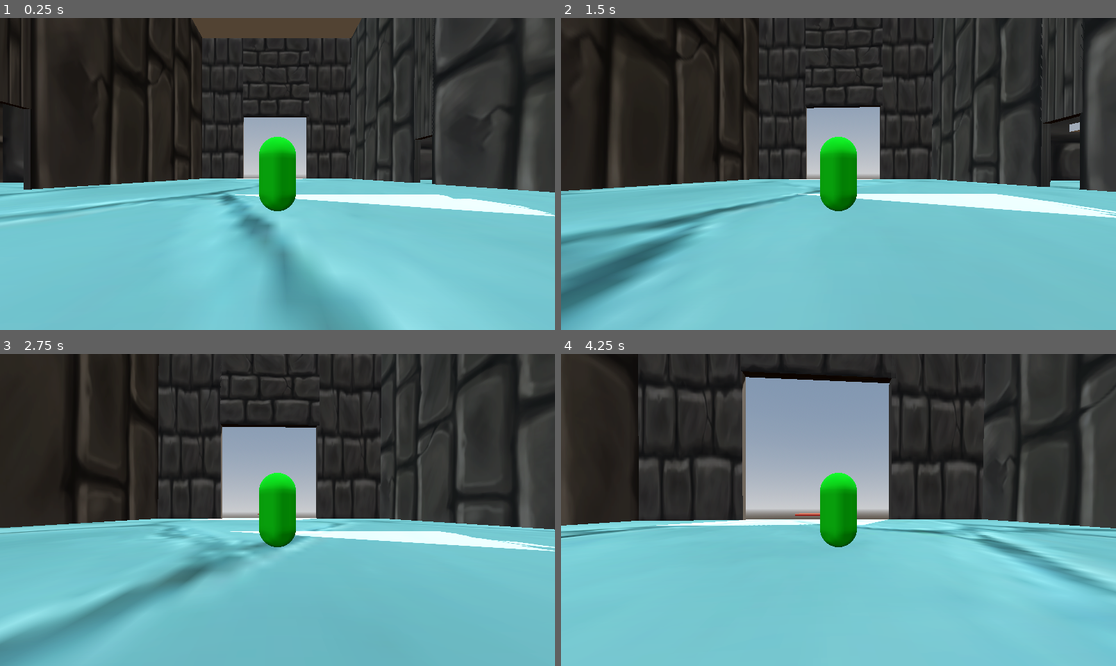
Above: before the commit, frames 1-4 (two rows, left to right).
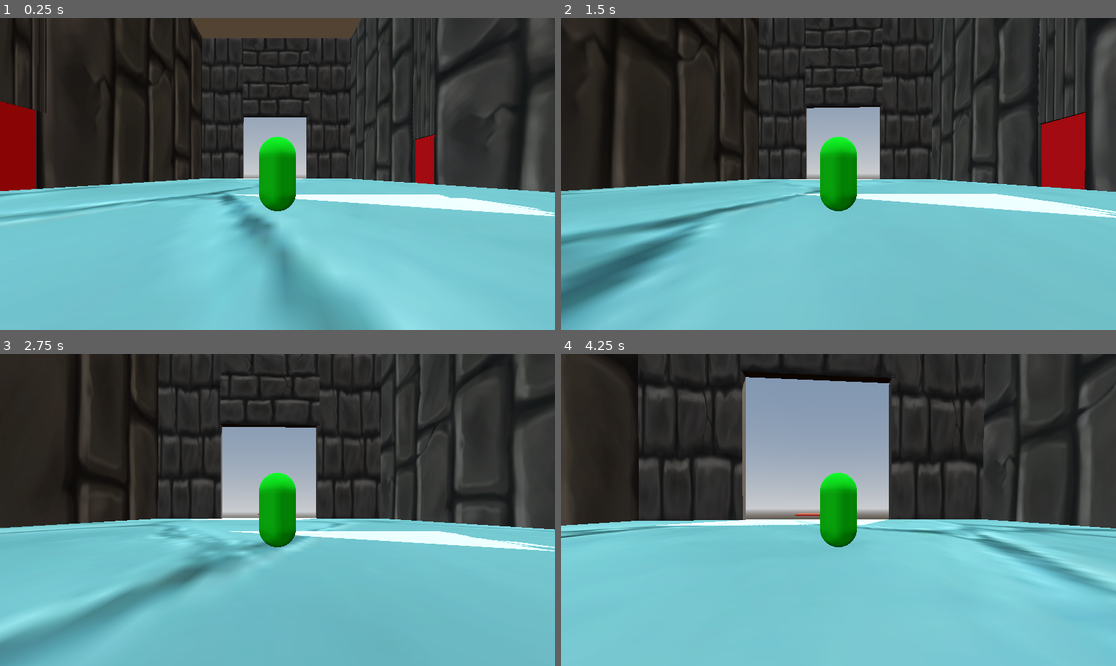
Above: after the commit, the same moments.

Repository: TylerPederson/effort
Game: Godot game, scene res://sandbox_level.tscn
Two runs of this game, one before a commit and one after it. Both use one fixed random seed, a clock stepped at 60 frames per second and the inputs below.
Inputs (mouse positions are in pixels of both pictures, inside the frame that each line leads up to):
- Up to frame 1 (0.25 s): no input
- Up to frame 2 (1.5 s): tap Enter (ui_accept) at 0.5, 0.77 s; move the mouse to (866, 174) at 0.52 s; hold Up (ui_up) from 0.53 s (still down); move the mouse to (810, 174) at 1.27 s
- Up to frame 3 (2.75 s): keep holding Up (ui_up); tap Enter (ui_accept) at 1.52 s; move the mouse to (288, 503) at 2.02 s
- Up to frame 4 (4.25 s): keep holding Up (ui_up); move the mouse to (832, 516) at 2.77 s; tap Enter (ui_accept) at 3.02, 3.77 s; move the mouse to (877, 513) at 3.52 s

The runs differ from the first frame. In frame 1, 4.1% of the frame differs, in the area x 0-100%, y 0-63%; in frame 2, 3.5%; in frame 3, 0.6%; in frame 4, 0.2%.

Commit message:
Adding Auto Doors
Created auto doors for the 3 rooms to enter.

Diff:
--- /dev/null
+++ b/auto_door.gd
@@ -0,0 +1,43 @@
+extends Node3D
+
+@onready var door_mesh = $CSGBox3D
+@onready var area = $Area3D
+
+var closed_position : Vector3
+var open_position : Vector3
+
+@export var slide_distance := 5.0
+@export var speed := 2.0
+
+var opening := false
+var closing := false
+
+func _ready():
+	closed_position = door_mesh.position
+	open_position = closed_position + Vector3(slide_distance, 0, 0)
+
+	area.body_entered.connect(_on_body_entered)
+	area.body_exited.connect(_on_body_exited)
+
+func _process(delta):
+	if opening:
+		door_mesh.position = door_mesh.position.lerp(open_position, speed * delta)
+
+		if door_mesh.position.distance_to(open_position) < 0.05:
+			opening = false
+
+	if closing:
+		door_mesh.position = door_mesh.position.lerp(closed_position, speed * delta)
+
+		if door_mesh.position.distance_to(closed_position) < 0.05:
+			closing = false
+
+func _on_body_entered(body):
+	if body is CharacterBody3D:
+		opening = true
+		closing = false
+
+func _on_body_exited(body):
+	if body is CharacterBody3D:
+		closing = true
+		opening = false
--- /dev/null
+++ b/auto_door.tscn
@@ -0,0 +1,21 @@
+[gd_scene load_steps=4 format=3 uid="uid://bi7lqj8b1xefg"]
+
+[ext_resource type="Script" uid="uid://buaorxiu6dq26" path="res://auto_door.gd" id="1_ay7p0"]
+
+[sub_resource type="StandardMaterial3D" id="StandardMaterial3D_ay7p0"]
+albedo_color = Color(1, 0.0627451, 0.08627451, 1)
+
+[sub_resource type="BoxShape3D" id="BoxShape3D_gco3u"]
+
+[node name="autoDoor" type="Node3D"]
+script = ExtResource("1_ay7p0")
+
+[node name="CSGBox3D" type="CSGBox3D" parent="."]
+transform = Transform3D(4, 0, 0, 0, 5.5, 0, 0, 0, 0.3, 0, 0, 0)
+material = SubResource("StandardMaterial3D_ay7p0")
+
+[node name="Area3D" type="Area3D" parent="."]
+
+[node name="CollisionShape3D" type="CollisionShape3D" parent="Area3D"]
+transform = Transform3D(9.605, 0, 0, 0, 9.605, 0, 0, 0, 9.605, 0, 0, 0)
+shape = SubResource("BoxShape3D_gco3u")
--- a/moving_platform.gd
+++ b/moving_platform.gd
@@ -1,7 +1,5 @@
 
 extends Node3D
 
-
-
 func _ready():
 	pass
--- a/sandbox_level.tscn
+++ b/sandbox_level.tscn
@@ -1,7 +1,8 @@
-[gd_scene load_steps=47 format=3 uid="uid://blgnpk61vbef4"]
+[gd_scene load_steps=48 format=3 uid="uid://blgnpk61vbef4"]
 
 [ext_resource type="PackedScene" uid="uid://703h7fkmxdhp" path="res://player.tscn" id="1_s6xw7"]
 [ext_resource type="Texture2D" uid="uid://dmglxcbhgptnf" path="res://Textures/cobblestone.png" id="1_xftbl"]
+[ext_resource type="PackedScene" uid="uid://bi7lqj8b1xefg" path="res://auto_door.tscn" id="2_k3mmv"]
 [ext_resource type="Texture2D" uid="uid://c20h5nlqtax35" path="res://Textures/wall.png" id="2_ram5n"]
 [ext_resource type="PackedScene" uid="uid://djc4bao8ntfk2" path="res://MovingPlatform.tscn" id="4_ram5n"]
 
@@ -171,6 +172,15 @@
 
 [node name="SandboxLevel" type="Node3D"]
 
+[node name="autoDoor3" parent="." instance=ExtResource("2_k3mmv")]
+transform = Transform3D(0.006178463, 0, 0.9999809, 0, 1, 0, -0.9999809, 0, 0.006178463, -16.260014, 2.5841098, -6.2641344)
+
+[node name="autoDoor" parent="." instance=ExtResource("2_k3mmv")]
+transform = Transform3D(-0.031742174, 0, -0.9994961, 0, 1, 0, 0.9994961, 0, -0.031742174, 15.576629, 2.4628341, -15.75961)
+
+[node name="autoDoor2" parent="." instance=ExtResource("2_k3mmv")]
+transform = Transform3D(-0.99999857, 0, 0.001727989, 0, 1, 0, -0.001727989, 0, -0.99999857, -0.09827316, 2.4938042, 19.931967)
+
 [node name="MovingPlatform7" parent="." instance=ExtResource("4_ram5n")]
 transform = Transform3D(1, 0, 0, 0, 1, 0, 0, 0, 1, -75.38147, 27.330265, 3.4090881)
 curve = SubResource("Curve3D_k3mmv")
@@ -281,22 +291,22 @@
 size = Vector3(30.331362, 1, 52.711254)
 
 [node name="wall (climbing ) 4" type="CSGBox3D" parent="."]
-transform = Transform3D(0.99984723, 0.014876128, -0.009177065, -0.01480125, 0.99985707, 0.008174945, 0.009297351, -0.00803788, 0.9999245, 15.830058, 14.999074, -28.057432)
+transform = Transform3D(0.99984723, 0.014876128, -0.009177065, -0.01480125, 0.99985707, 0.008174945, 0.009297351, -0.00803788, 0.9999245, 15.8312235, 14.998035, -28.184412)
 material_override = SubResource("StandardMaterial3D_lermm")
 use_collision = true
-size = Vector3(0.6795654, 31.617874, 21.759668)
+size = Vector3(0.6795654, 31.617874, 21.505688)
 
 [node name="wall (climbing ) 5" type="CSGBox3D" parent="."]
-transform = Transform3D(0.99984723, 0.014876128, -0.009177065, -0.01480125, 0.99985707, 0.008174945, 0.009297351, -0.00803788, 0.9999245, 15.547596, 15.250691, 2.7194214)
+transform = Transform3D(0.99984723, 0.014876128, -0.009177065, -0.01480125, 0.99985707, 0.008174945, 0.009297351, -0.00803788, 0.9999245, 15.546237, 15.251902, 2.8674834)
 material_override = SubResource("StandardMaterial3D_2kkqy")
 use_collision = true
-size = Vector3(0.6795654, 31.617874, 34.569836)
+size = Vector3(0.6795654, 31.617874, 34.27369)
 
 [node name="wall (climbing ) 6" type="CSGBox3D" parent="."]
-transform = Transform3D(0.99984723, 0.014876128, -0.009177065, -0.01480125, 0.99985707, 0.008174945, 0.009297351, -0.00803788, 0.9999245, 15.759235, 17.873867, -15.864579)
+transform = Transform3D(0.99984723, 0.014876128, -0.009177065, -0.01480125, 0.99985707, 0.008174945, 0.009297351, -0.00803788, 0.9999245, 15.759436, 17.87369, -15.886341)
 material_override = SubResource("StandardMaterial3D_kubtu")
 use_collision = true
-size = Vector3(0.6795654, 26.067225, 2.9348521)
+size = Vector3(0.6795654, 26.067225, 3.2964573)
 
 [node name="Floor(spikes)" type="CSGBox3D" parent="."]
 transform = Transform3D(1, 0, 0, 0, 1, 0, 0, 0, 1, -2.3875732, -0.49632835, 40.67328)
@@ -311,22 +321,22 @@
 size = Vector3(53.308456, 1, 43.76115)
 
 [node name="wall (spikes)1" type="CSGBox3D" parent="."]
-transform = Transform3D(1, 0, 0, 0, 1, 0, 0, 0, 1, 12.17919, 15.403511, 19.99743)
+transform = Transform3D(1, 0, 0, 0, 1, 0, 0, 0, 1, 12.122251, 15.403511, 19.99743)
 material_override = SubResource("StandardMaterial3D_hdxvf")
 use_collision = true
-size = Vector3(21.227276, 31.919254, 0.7840538)
+size = Vector3(21.341154, 31.919254, 0.7840538)
 
 [node name="wall (spikes)2" type="CSGBox3D" parent="."]
-transform = Transform3D(1, 0, 0, 0, 1, 0, 0, 0, 1, -15.635019, 15.403511, 19.99743)
+transform = Transform3D(1, 0, 0, 0, 1, 0, 0, 0, 1, -15.914673, 15.403511, 19.99743)
 material_override = SubResource("StandardMaterial3D_0i0ry")
 use_collision = true
-size = Vector3(29.1405, 31.919254, 0.7840538)
+size = Vector3(28.581192, 31.919254, 0.7840538)
 
 [node name="wall (spikes)3" type="CSGBox3D" parent="."]
-transform = Transform3D(1, 0, 0, 0, 1, 0, 0, 0, 1, 0.18773866, 18.451721, 19.99743)
+transform = Transform3D(1, 0, 0, 0, 1, 0, 0, 0, 1, -0.08854914, 18.144978, 19.997423)
 material_override = SubResource("StandardMaterial3D_aon3m")
 use_collision = true
-size = Vector3(3.0857692, 25.82283, 0.7840538)
+size = Vector3(3.2331123, 26.436317, 0.7840538)
 
 [node name="wall(spikes) 2" type="CSGBox3D" parent="."]
 transform = Transform3D(1, 0, 0, 0, 1, 0, 0, 0, 1, -3.3677416, 15.189642, 63.124718)
@@ -353,7 +363,7 @@
 size = Vector3(81.19398, 1, 25.712059)
 
 [node name="Floor(bow room)2" type="CSGBox3D" parent="."]
-transform = Transform3D(1, 0, 0, 0, 1, 0, 0, 0, 1, -56.844395, 53.598854, 20.151691)
+transform = Transform3D(1, 0, 0, 0, 1, 0, 0, 0, 1, -56.844395, 53.598854, -6.683916)
 material_override = SubResource("StandardMaterial3D_s6xw7")
 use_collision = true
 size = Vector3(81.19398, 1, 25.712059)
@@ -434,22 +444,22 @@
 size = Vector3(14.124277, 17.557821, 0.7922392)
 
 [node name="wall3" type="CSGBox3D" parent="."]
-transform = Transform3D(1, 0, 0, 0, 1, 0, 0, 0, 1, -16.27138, 26.425365, 7.4397125)
+transform = Transform3D(1, 0, 0, 0, 1, 0, 0, 0, 1, -16.27138, 26.425365, 7.6876726)
 material_override = SubResource("StandardMaterial3D_wfody")
 use_collision = true
-size = Vector3(0.43710363, 54.64042, 24.858053)
+size = Vector3(0.43710363, 54.64042, 24.362133)
 
 [node name="wall4" type="CSGBox3D" parent="."]
-transform = Transform3D(1, 0, 0, 0, 1, 0, 0, 0, 1, -16.27138, 26.425365, -23.031557)
+transform = Transform3D(1, 0, 0, 0, 1, 0, 0, 0, 1, -16.27138, 26.425365, -23.200123)
 material_override = SubResource("StandardMaterial3D_mk4um")
 use_collision = true
-size = Vector3(0.43710363, 54.64042, 30.627392)
+size = Vector3(0.43710363, 54.64042, 30.290258)
 
 [node name="wall5" type="CSGBox3D" parent="."]
-transform = Transform3D(1, 0, 0, 0, 1, 0, 0, 0, 1, -16.27138, 29.485634, -6.3817472)
+transform = Transform3D(1, 0, 0, 0, 1, 0, 0, 0, 1, -16.27138, 29.485634, -6.4626703)
 material_override = SubResource("StandardMaterial3D_v6iva")
 use_collision = true
-size = Vector3(0.43710363, 48.519882, 2.8090148)
+size = Vector3(0.43710363, 48.519882, 4.433646)
 
 [node name="MovingPlatform" parent="." instance=ExtResource("4_ram5n")]
 transform = Transform3D(1, 0, 0, 0, 1, 0, 0, 0, 1, 32.850044, -0.051130295, -21.389973)
Not shown, added: auto_door.gd.uid
